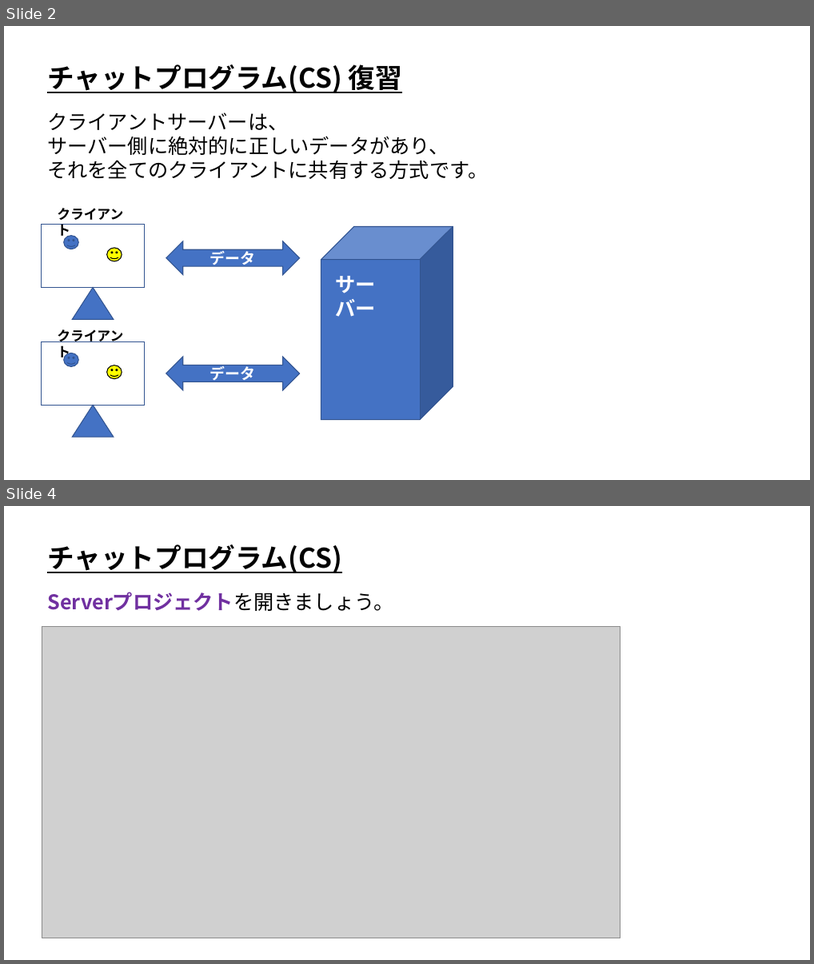
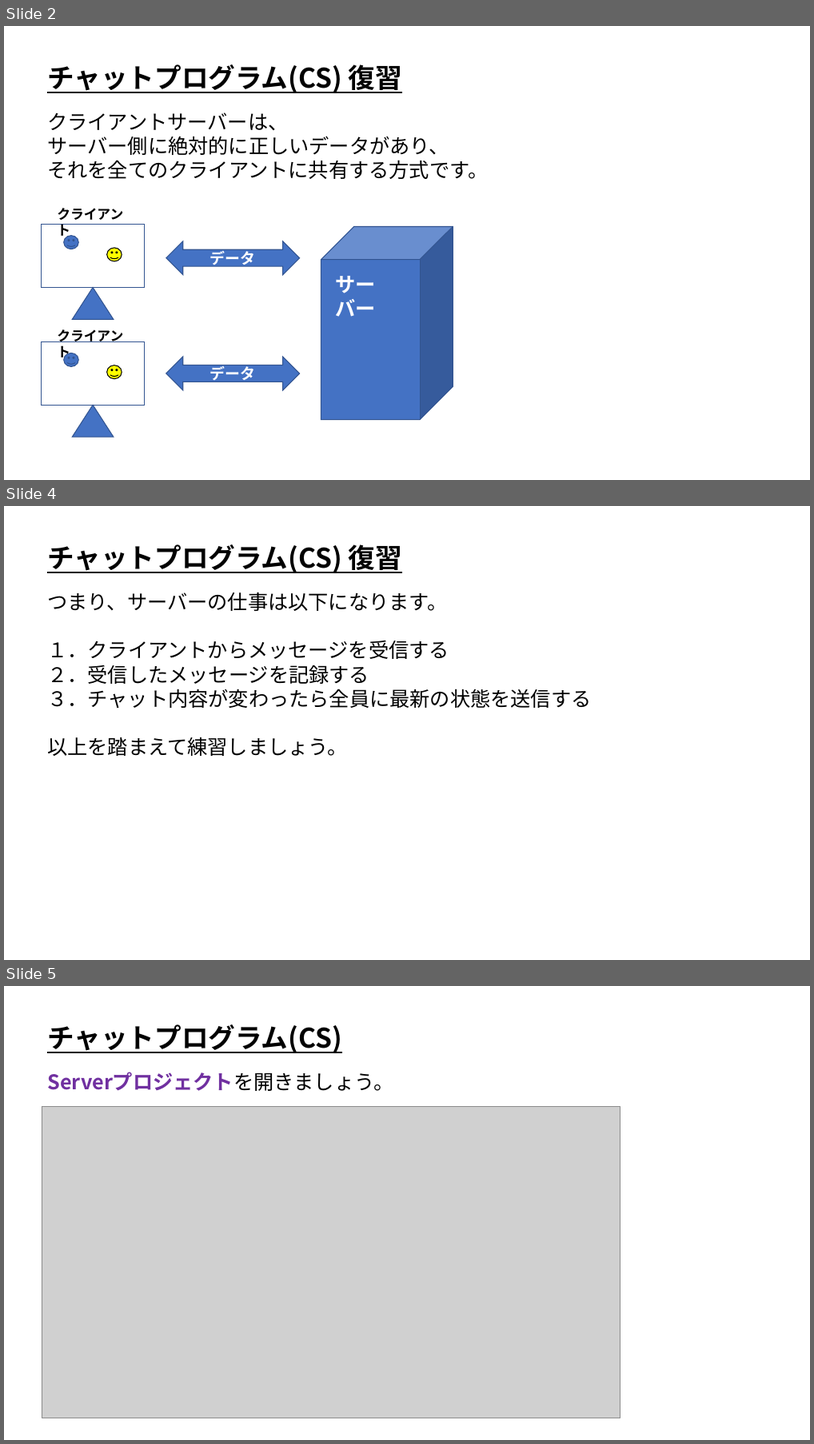
Before and after one commit to ArakiYusuke-Ohara/Textbook, a slide deck: ゲーム科3年/00_前期/オンラインゲームプログラミングⅠ/05_チャットプログラム(CS).pptx. Shown one above the other, each under a label of ours: slides 2 and 4 before the commit, slides 2, 4 and 5 after it; the slides between them are not shown. The pictures are 814x964 and 814x1444 pixels, drawn with LibreOffice and Linux fonts; fonts in the diff are those of the drawing; grey boxes stand for pictures. Boxes give left, top, right and bottom in pixels: in the first picture for what was removed or moved away, otherwise in the second. Text is boxed around its words. In the diff, an @@ line names an element or a change of style, - is before the commit and + after.

Commit message:
チャットプログラムCS完成

```diff
--- a/ゲーム科3年/00_前期/オンラインゲームプログラミングⅠ/05_チャットプログラム(CS).pptx
+++ b/ゲーム科3年/00_前期/オンラインゲームプログラミングⅠ/05_チャットプログラム(CS).pptx
@@ slide 4 added at (x1=4, y1=506, x2=810, y2=960), background #FFFFFF @@
@@ text added at (x1=47, y1=544, x2=402, y2=573), 32 pt, text #000000, bold, underline @@
+チャットプログラム(CS) 復習
@@ text added at (x1=47, y1=592, x2=591, y2=756), 24 pt, text #000000 @@
+つまり、サーバーの仕事は以下になります。
+１．クライアントからメッセージを受信する
+２．受信したメッセージを記録する
+３．チャット内容が変わったら全員に最新の状態を送信する
+以上を踏まえて練習しましょう。
@@ what was slide 4 is now slide 5 @@
```
Also in this commit, not shown: 1 slide changed, 6 other slides added.
